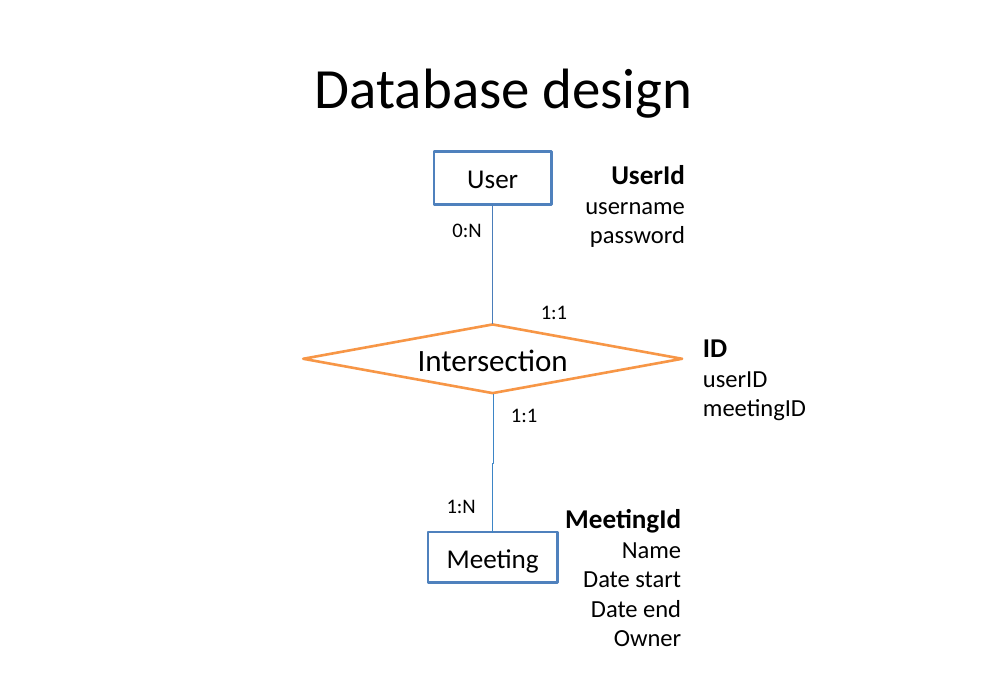
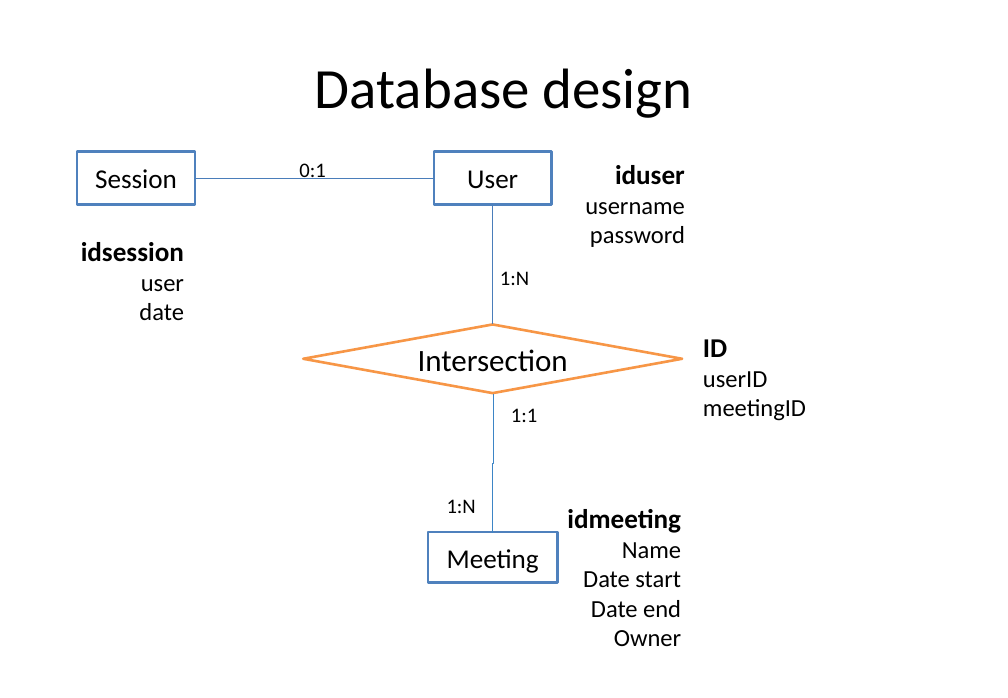
Before and after one commit to Buba98/OnlineMeetings, a slide deck: slide 4 of Meetings management.pptx. Drawn at 1008x698 pixels with LibreOffice and Linux fonts; fonts in the diff are those of the drawing. Boxes give left, top, right and bottom in pixels: in the first picture for what was removed or moved away, otherwise in the second. Text is boxed around its words. In the diff, an @@ line names an element or a change of style, - is before the commit and + after.

```diff
--- a/Meetings management.pptx
+++ b/Meetings management.pptx
@@ rectangle added at [77, 152, 195, 206], fill #FFFFFF, outline #4F81BD 2 pt, 21 pt, text #000000 @@
+Session
@@ line added from (434, 178) to (195, 178), #4A7DBA 0.75 pt @@
@@ text added at [299, 163, 325, 179], 16 pt, text #000000 @@
+0:1
@@ text at [615, 165, 685, 185]: text changed @@
-UserId
+iduser
@@ text removed at [452, 223, 481, 237] @@
-0:N
@@ text added at [81, 242, 184, 320], 21 pt, text #000000, bold @@
+idsession
+user
+date
@@ text at [500, 271, 529, 285]: text changed @@
-1:1
+1:N
@@ text at [567, 509, 681, 533]: text changed @@
-MeetingId
+idmeeting
```
Also in this commit, not shown: 2 other slides changed, 2 slides added, 7 other files.
